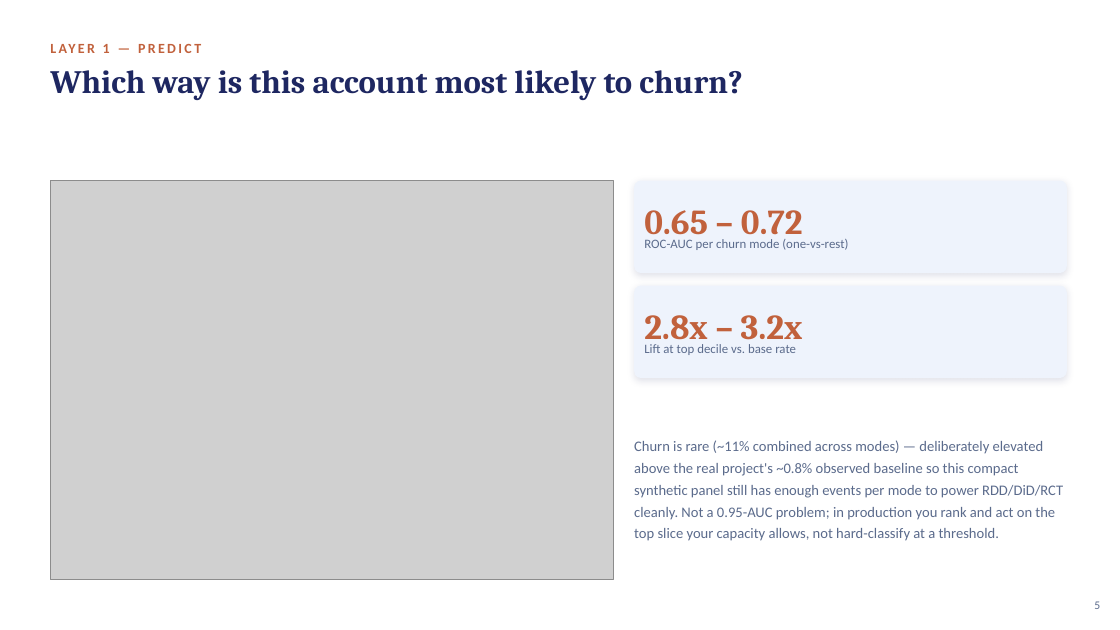
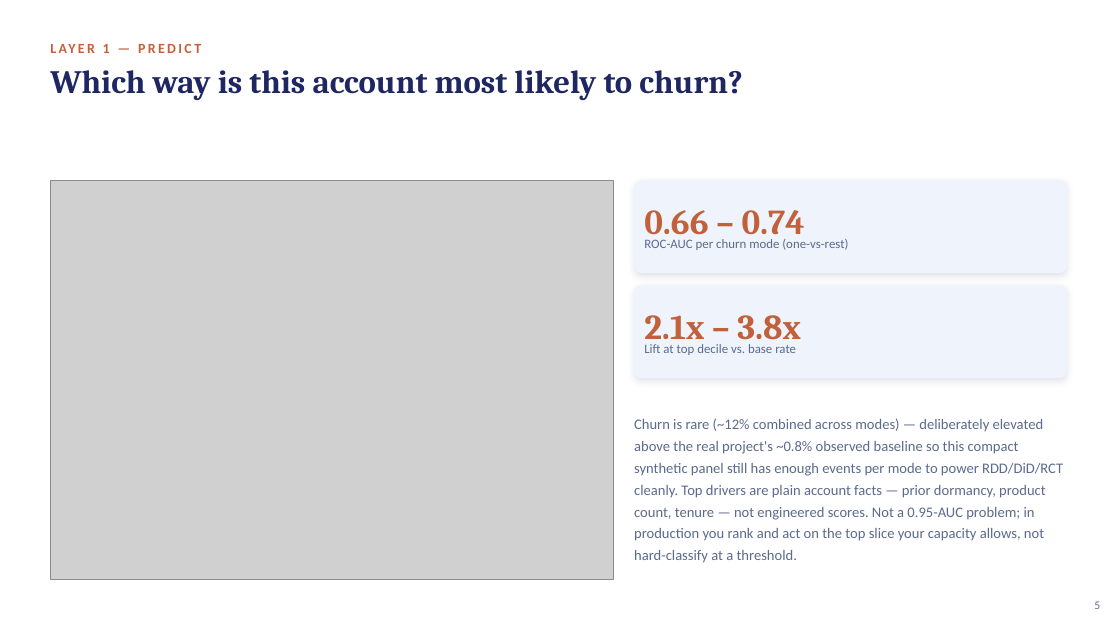
Before and after one commit to crystal1361/DDA-Retention, a slide deck: slide 5 of deck/vanguard_dda_deck.pptx. Drawn at 1120x630 pixels with LibreOffice and Linux fonts; fonts in the diff are those of the drawing; grey boxes stand for pictures. Boxes give left, top, right and bottom in pixels: in the first picture for what was removed or moved away, otherwise in the second. Text is boxed around its words. In the diff, an @@ line names an element or a change of style, - is before the commit and + after.

```diff
--- a/deck/vanguard_dda_deck.pptx
+++ b/deck/vanguard_dda_deck.pptx
@@ text at bbox=[644, 210, 805, 242]: text changed @@
-0.65 – 0.72
+0.66 – 0.74
@@ text at bbox=[644, 315, 801, 347]: text changed @@
-2.8x – 3.2x
+2.1x – 3.8x
@@ text at bbox=[634, 418, 1063, 563]: text changed @@
-Churn is rare (~11% combined across modes) — deliberately elevated above the real project's ~0.8% observed baseline so this compact synthetic panel still has enough events per mode to power RDD/DiD/RCT cleanly. Not a 0.95-AUC problem; in production you rank and act on the top slice your capacity allows, not hard-classify at a threshold.
+Churn is rare (~12% combined across modes) — deliberately elevated above the real project's ~0.8% observed baseline so this compact synthetic panel still has enough events per mode to power RDD/DiD/RCT cleanly. Top drivers are plain account facts — prior dormancy, product count, tenure — not engineered scores. Not a 0.95-AUC problem; in production you rank and act on the top slice your capacity allows, not hard-classify at a threshold.
```
Also in this commit, not shown: 2 other slides changed, 4 other files.
